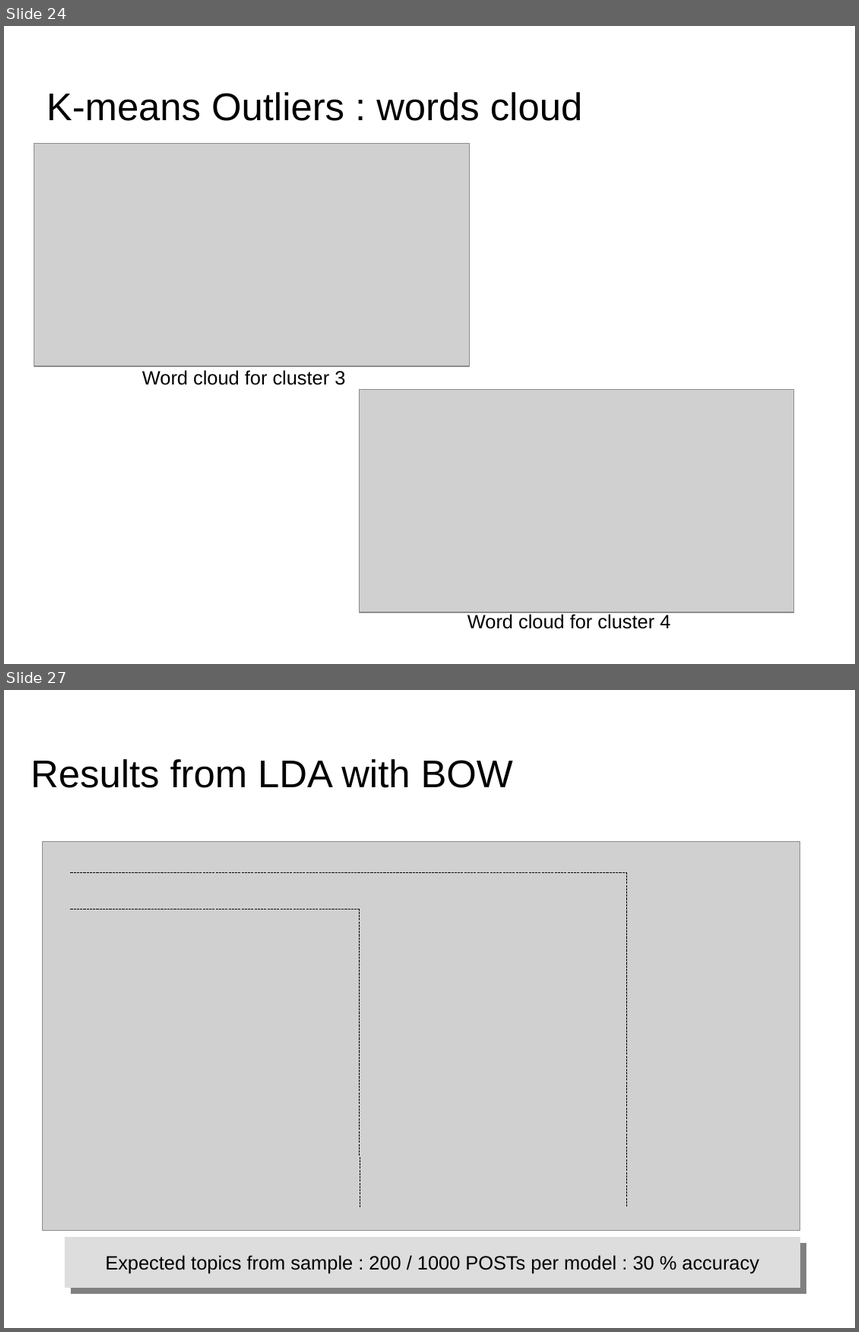
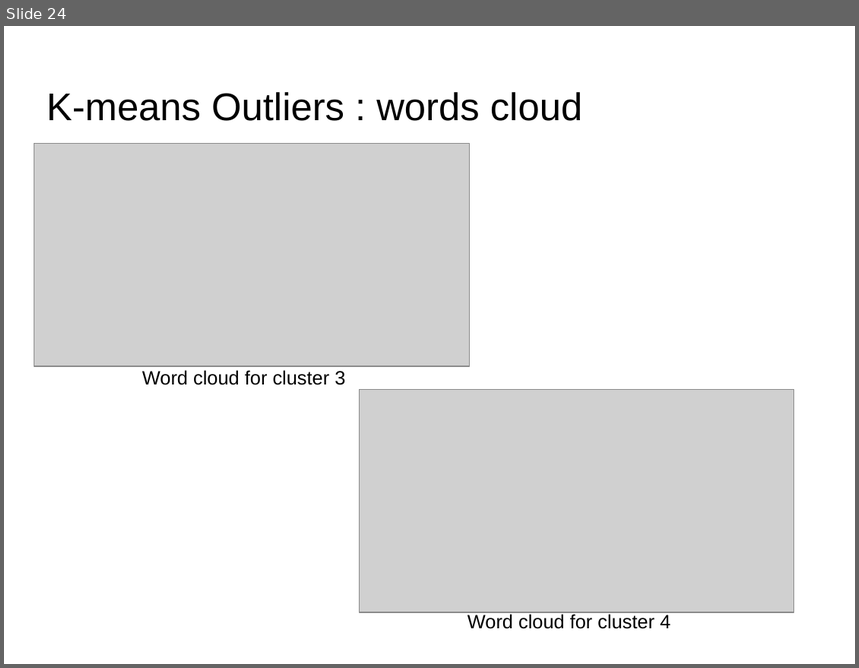
Before and after one commit to dataforcast/OC_Datascientist, a slide deck: P6/report/Openclassrooms_ParcoursDatascientist_P6-V1.odp. Shown one above the other, each under a label of ours: slides 24 and 27 before the commit, slide 24 after it; the slides between them are not shown. The pictures are 859x1332 and 859x668 pixels, drawn with LibreOffice and Linux fonts; fonts in the diff are those of the drawing; grey boxes stand for pictures; background and template pictures are left out. Boxes give left, top, right and bottom in pixels: in the first picture for what was removed or moved away, otherwise in the second. Text is boxed around its words. In the diff, an @@ line names an element or a change of style, - is before the commit and + after.

Commit message:
P6 / Unsupervized methods : LDA mean accuracy reworked; W2VEC model results.

```diff
--- a/P6/report/Openclassrooms_ParcoursDatascientist_P6-V1.odp
+++ b/P6/report/Openclassrooms_ParcoursDatascientist_P6-V1.odp
@@ slide 27 removed at (4, 690, 855, 1328), background picture (left out) @@
@@ title removed at (31, 759, 513, 788) @@
-Results from LDA with BOW
@@ picture removed at (42, 842, 800, 1231) @@
@@ line removed from (71, 872) to (627, 872) @@
@@ line removed from (627, 872) to (627, 1207) @@
@@ line removed from (71, 909) to (360, 909) @@
@@ line removed from (360, 909) to (360, 1207) @@
@@ rectangle removed at (65, 1238, 801, 1289) @@
-Expected topics from sample : 200 / 1000 POSTs per model : 30 % accuracy
```
Also in this commit, not shown: 2 slides changed, 2 slides added, 2 other files.
